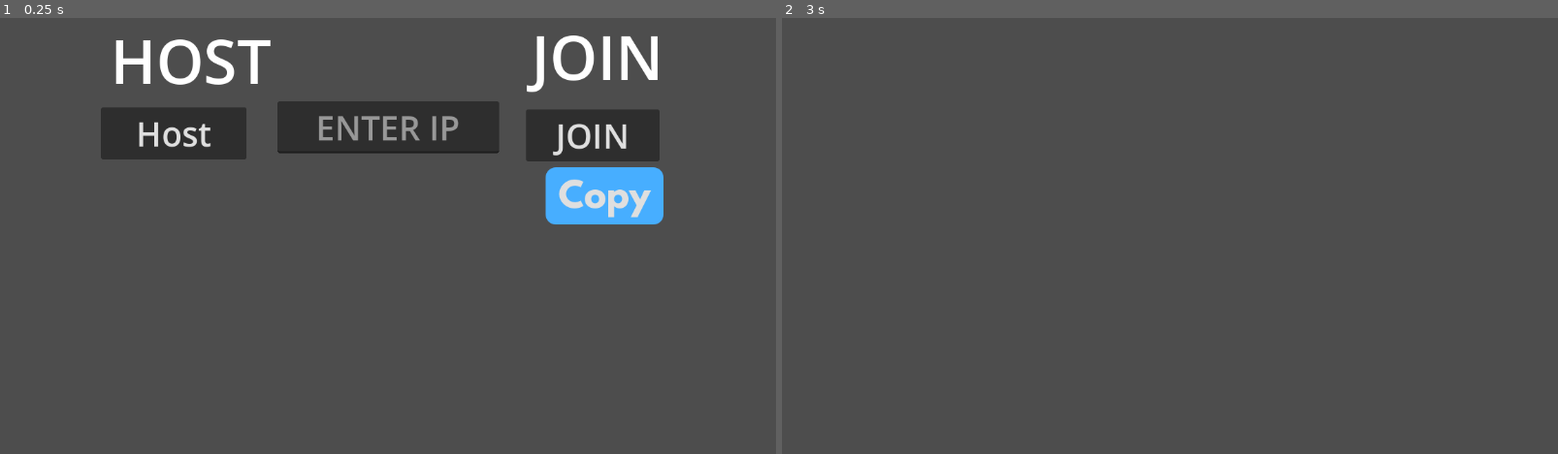
Above: before the commit, frames 1-2 (left to right).
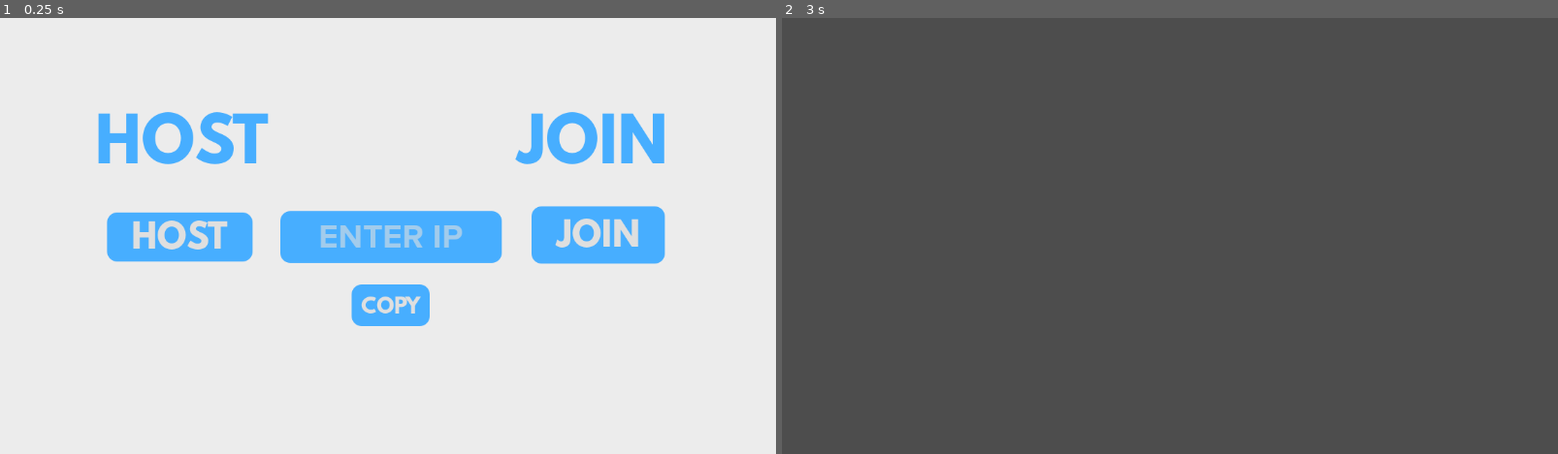
Above: after the commit, the same moments.

Repository: matousposp/FajitaFightClub
Game: Godot game, scene res://Multiplayer/scenes/server.tscn
Two runs of this game, one before a commit and one after it. Both use one fixed random seed, a clock stepped at 60 frames per second and the inputs below. This scene is started directly instead of the project's main scene.
Inputs:
- Up to frame 1 (0.25 s): no input
- Up to frame 2 (3 s): click "Copy" (after the commit: "COPY") at 0.5 s; click "Copy" (after the commit: "COPY") at 1.25 s; click "Copy" (after the commit: "COPY") at 2 s; click "Host" (after the commit: "HOST") at 2.75 s

The runs differ from the first frame. In frame 1, 98% of the frame differs, in the area x 0-100%, y 0-100%; in frame 2, nothing differs.
Error in both runs: Out of bounds get index '3' (on base: 'PackedStringArray') (res://Multiplayer/scripts/server.gd:13)

Commit message:
push

Diff:
--- a/Multiplayer/scenes/server.tscn
+++ b/Multiplayer/scenes/server.tscn
@@ -1,98 +1,72 @@
-[gd_scene load_steps=2 format=3 uid="uid://rnsitdrx3lh0"]
+[gd_scene load_steps=18 format=3 uid="uid://rnsitdrx3lh0"]
 
 [ext_resource type="Script" path="res://Multiplayer/scripts/server.gd" id="1_5vhub"]
 [ext_resource type="FontFile" uid="uid://boxdnct10edu7" path="res://extra/LeagueSpartan-Bold.otf" id="2_cg03x"]
-
-[sub_resource type="StyleBoxFlat" id="StyleBoxFlat_4owtc"]
-bg_color = Color(0.278431, 0.682353, 1, 1)
-corner_radius_top_left = 15
-corner_radius_top_right = 15
-corner_radius_bottom_right = 15
-corner_radius_bottom_left = 15
-expand_margin_top = 8.0
-
-[sub_resource type="StyleBoxFlat" id="StyleBoxFlat_min6r"]
-bg_color = Color(0.278431, 0.682353, 1, 1)
-corner_radius_top_left = 15
-corner_radius_top_right = 15
-corner_radius_bottom_right = 15
-corner_radius_bottom_left = 15
-expand_margin_top = 8.0
-
-[sub_resource type="StyleBoxFlat" id="StyleBoxFlat_6g2d2"]
-bg_color = Color(0.278431, 0.682353, 1, 1)
-corner_radius_top_left = 15
-corner_radius_top_right = 15
-corner_radius_bottom_right = 15
-corner_radius_bottom_left = 15
-expand_margin_top = 8.0
-
-[sub_resource type="StyleBoxFlat" id="StyleBoxFlat_w4yai"]
-bg_color = Color(0.278431, 0.682353, 1, 1)
-corner_radius_top_left = 15
-corner_radius_top_right = 15
-corner_radius_bottom_right = 15
-corner_radius_bottom_left = 15
-expand_margin_top = 8.0
-
-[sub_resource type="StyleBoxFlat" id="StyleBoxFlat_7b7nn"]
-bg_color = Color(0.278431, 0.682353, 1, 1)
-corner_radius_top_left = 15
-corner_radius_top_right = 15
-corner_radius_bottom_right = 15
-corner_radius_bottom_left = 15
-expand_margin_top = 8.0
-
-[sub_resource type="StyleBoxFlat" id="StyleBoxFlat_tsp4h"]
-bg_color = Color(0.278431, 0.682353, 1, 1)
-corner_radius_top_left = 15
-corner_radius_top_right = 15
-corner_radius_bottom_right = 15
-corner_radius_bottom_left = 15
-expand_margin_top = 8.0
-
-[sub_resource type="StyleBoxFlat" id="StyleBoxFlat_ph20j"]
-bg_color = Color(0.278431, 0.682353, 1, 1)
-corner_radius_top_left = 15
-corner_radius_top_right = 15
-corner_radius_bottom_right = 15
-corner_radius_bottom_left = 15
-expand_margin_top = 8.0
-
-[sub_resource type="StyleBoxFlat" id="StyleBoxFlat_nfwn2"]
-bg_color = Color(0.278431, 0.682353, 1, 1)
-corner_radius_top_left = 15
-corner_radius_top_right = 15
-corner_radius_bottom_right = 15
-corner_radius_bottom_left = 15
-expand_margin_top = 8.0
-
-[sub_resource type="StyleBoxFlat" id="StyleBoxFlat_mp5ld"]
-bg_color = Color(0.278431, 0.682353, 1, 1)
-corner_radius_top_left = 15
-corner_radius_top_right = 15
-corner_radius_bottom_right = 15
-corner_radius_bottom_left = 15
-expand_margin_top = 8.0
-
-[sub_resource type="StyleBoxFlat" id="StyleBoxFlat_6jqom"]
-bg_color = Color(0.278431, 0.682353, 1, 1)
-corner_radius_top_left = 15
-corner_radius_top_right = 15
-corner_radius_bottom_right = 15
-corner_radius_bottom_left = 15
-expand_margin_top = 8.0
-
-[sub_resource type="StyleBoxFlat" id="StyleBoxFlat_xuqh7"]
-bg_color = Color(0.278431, 0.682353, 1, 1)
-corner_radius_top_left = 15
-corner_radius_top_right = 15
-corner_radius_bottom_right = 15
-corner_radius_bottom_left = 15
-expand_margin_top = 8.0
-
-[sub_resource type="StyleBoxFlat" id="StyleBoxFlat_yorws"]
-bg_color = Color(0.278431, 0.682353, 1, 1)
+[ext_resource type="FontFile" uid="uid://2hiemraph8s5" path="res://extra/Fontspring-DEMO-proximanova-bold.otf" id="3_8qb3f"]
+
+[sub_resource type="StyleBoxFlat" id="StyleBoxFlat_aknhl"]
+bg_color = Color(0.278431, 0.682353, 1, 1)
+corner_radius_top_left = 15
+corner_radius_top_right = 15
+corner_radius_bottom_right = 15
+corner_radius_bottom_left = 15
+expand_margin_top = 8.0
+
+[sub_resource type="StyleBoxFlat" id="StyleBoxFlat_xxw61"]
+bg_color = Color(0.278431, 0.682353, 1, 1)
+corner_radius_top_left = 15
+corner_radius_top_right = 15
+corner_radius_bottom_right = 15
+corner_radius_bottom_left = 15
+expand_margin_top = 8.0
+
+[sub_resource type="StyleBoxFlat" id="StyleBoxFlat_xha21"]
+bg_color = Color(0.278431, 0.682353, 1, 1)
+corner_radius_top_left = 15
+corner_radius_top_right = 15
+corner_radius_bottom_right = 15
+corner_radius_bottom_left = 15
+expand_margin_top = 8.0
+
+[sub_resource type="StyleBoxFlat" id="StyleBoxFlat_m5fye"]
+bg_color = Color(0.278431, 0.682353, 1, 1)
+corner_radius_top_left = 15
+corner_radius_top_right = 15
+corner_radius_bottom_right = 15
+corner_radius_bottom_left = 15
+
+[sub_resource type="StyleBoxFlat" id="StyleBoxFlat_ruu0i"]
+bg_color = Color(0.278431, 0.682353, 1, 1)
+corner_radius_top_left = 15
+corner_radius_top_right = 15
+corner_radius_bottom_right = 15
+corner_radius_bottom_left = 15
+
+[sub_resource type="StyleBoxFlat" id="StyleBoxFlat_5m8fa"]
+bg_color = Color(0.278431, 0.682353, 1, 1)
+corner_radius_top_left = 15
+corner_radius_top_right = 15
+corner_radius_bottom_right = 15
+corner_radius_bottom_left = 15
+
+[sub_resource type="StyleBoxFlat" id="StyleBoxFlat_ts7f2"]
+bg_color = Color(0.278431, 0.682353, 1, 1)
+corner_radius_top_left = 15
+corner_radius_top_right = 15
+corner_radius_bottom_right = 15
+corner_radius_bottom_left = 15
+expand_margin_top = 8.0
+
+[sub_resource type="StyleBoxFlat" id="StyleBoxFlat_o7tco"]
+bg_color = Color(0.278431, 0.682353, 1, 1)
+corner_radius_top_left = 15
+corner_radius_top_right = 15
+corner_radius_bottom_right = 15
+corner_radius_bottom_left = 15
+expand_margin_top = 8.0
+
+[sub_resource type="StyleBoxFlat" id="StyleBoxFlat_pnugp"]
+bg_color = Color(0.27451, 0.682353, 1, 1)
 corner_radius_top_left = 15
 corner_radius_top_right = 15
 corner_radius_bottom_right = 15
@@ -150,63 +124,93 @@
 grow_vertical = 2
 script = ExtResource("1_5vhub")
 
+[node name="ColorRect" type="ColorRect" parent="."]
+offset_right = 1156.0
+offset_bottom = 651.0
+color = Color(0.92549, 0.92549, 0.92549, 1)
+
 [node name="Host_Title" type="Label" parent="."]
-offset_left = 164.0
-offset_top = 1.0
-offset_right = 403.0
-offset_bottom = 128.0
+layout_mode = 0
+offset_left = 141.0
+offset_top = 135.0
+offset_right = 399.0
+offset_bottom = 262.0
+theme_override_colors/font_color = Color(0.278431, 0.682353, 1, 1)
+theme_override_fonts/font = ExtResource("2_cg03x")
 theme_override_font_sizes/font_size = 90
 text = "HOST
 "
 
 [node name="Host" type="Button" parent="."]
-offset_left = 150.0
-offset_top = 133.0
-offset_right = 366.0
-offset_bottom = 198.0
+layout_mode = 0
+offset_left = 159.0
+offset_top = 297.0
+offset_right = 375.0
+offset_bottom = 362.0
+theme_override_fonts/font = ExtResource("2_cg03x")
 theme_override_font_sizes/font_size = 50
-text = "Host
+theme_override_styles/normal = SubResource("StyleBoxFlat_aknhl")
+theme_override_styles/hover = SubResource("StyleBoxFlat_xxw61")
+theme_override_styles/pressed = SubResource("StyleBoxFlat_xha21")
+text = "HOST
 "
 
 [node name="Join_Title" type="Label" parent="."]
-offset_left = 789.0
-offset_top = -5.0
-offset_right = 984.0
-offset_bottom = 122.0
+layout_mode = 0
+offset_left = 768.0
+offset_top = 135.0
+offset_right = 991.0
+offset_bottom = 262.0
+theme_override_colors/font_color = Color(0.278431, 0.682353, 1, 1)
+theme_override_fonts/font = ExtResource("2_cg03x")
 theme_override_font_sizes/font_size = 90
 text = "JOIN
 "
 
 [node name="Join_IP" type="LineEdit" parent="."]
-offset_left = 412.0
-offset_top = 124.0
-offset_right = 741.0
-offset_bottom = 201.0
+layout_mode = 0
+offset_left = 416.0
+offset_top = 287.0
+offset_right = 745.0
+offset_bottom = 364.0
+theme_override_fonts/font = ExtResource("3_8qb3f")
 theme_override_font_sizes/font_size = 50
+theme_override_styles/normal = SubResource("StyleBoxFlat_m5fye")
+theme_override_styles/focus = SubResource("StyleBoxFlat_ruu0i")
+theme_override_styles/read_only = SubResource("StyleBoxFlat_5m8fa")
 placeholder_text = "ENTER IP"
 alignment = 1
 
 [node name="Join" type="Button" parent="."]
-offset_left = 781.0
-offset_top = 136.0
-offset_right = 979.0
-offset_bottom = 213.0
+layout_mode = 0
+offset_left = 789.0
+offset_top = 288.0
+offset_right = 987.0
+offset_bottom = 365.0
+theme_override_fonts/font = ExtResource("2_cg03x")
 theme_override_font_sizes/font_size = 50
+theme_override_styles/normal = SubResource("StyleBoxFlat_ts7f2")
+theme_override_styles/hover = SubResource("StyleBoxFlat_o7tco")
+theme_override_styles/pressed = SubResource("StyleBoxFlat_pnugp")
 text = "JOIN"
 
 [node name="IP" type="Label" parent="."]
-offset_left = 122.0
-offset_top = 241.0
-offset_right = 678.0
-offset_bottom = 331.0
+layout_mode = 0
+offset_left = 306.0
+offset_top = 179.0
+offset_right = 862.0
+offset_bottom = 269.0
+theme_override_colors/font_color = Color(0.278431, 0.682353, 1, 1)
+theme_override_fonts/font = ExtResource("3_8qb3f")
 theme_override_font_sizes/font_size = 35
+horizontal_alignment = 1
 
 [node name="Copy" type="Button" parent="."]
 layout_mode = 0
-offset_left = 525.0
-offset_top = 434.0
-offset_right = 631.0
-offset_bottom = 494.0
+offset_left = 522.0
+offset_top = 404.0
+offset_right = 638.0
+offset_bottom = 458.0
 theme_override_fonts/font = ExtResource("2_cg03x")
 theme_override_font_sizes/font_size = 30
 theme_override_styles/normal = SubResource("StyleBoxFlat_t4bvg")
@@ -215,12 +219,6 @@
 theme_override_styles/disabled = SubResource("StyleBoxFlat_s0pwl")
 theme_override_styles/focus = SubResource("StyleBoxFlat_w3tb4")
 text = "COPY"
-offset_left = 810.0
-offset_top = 230.0
-offset_right = 985.0
-offset_bottom = 307.0
-theme_override_font_sizes/font_size = 50
-text = "Copy"
 
 [connection signal="pressed" from="Host" to="." method="_on_host_pressed"]
 [connection signal="pressed" from="Join" to="." method="_on_join_pressed"]
